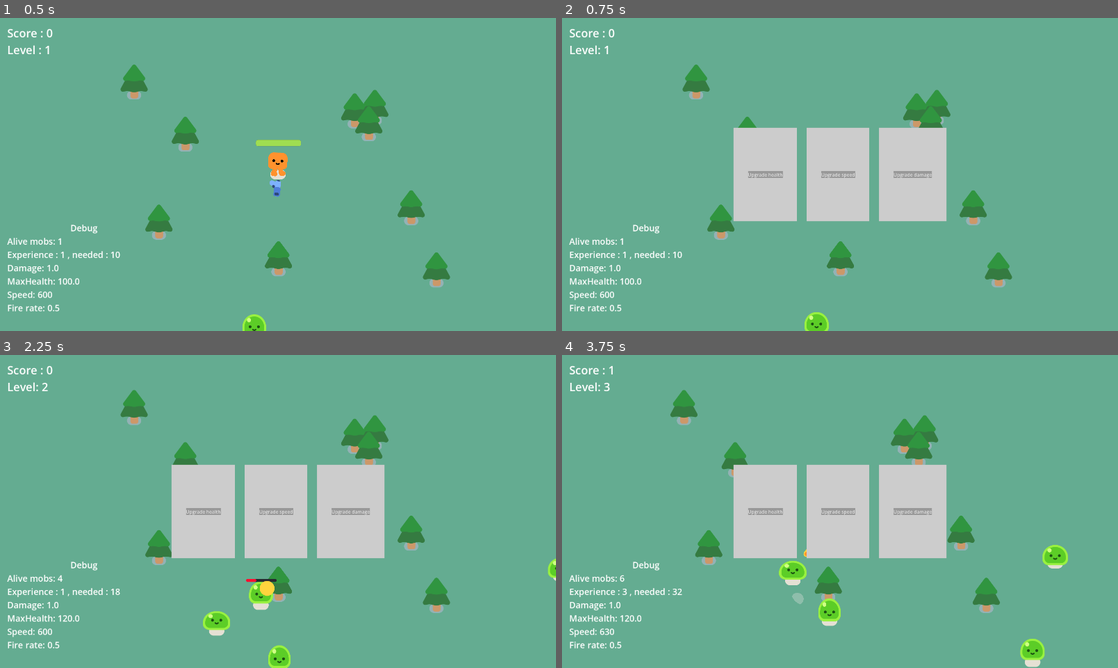
Above: before the commit, frames 1-4 (two rows, left to right).
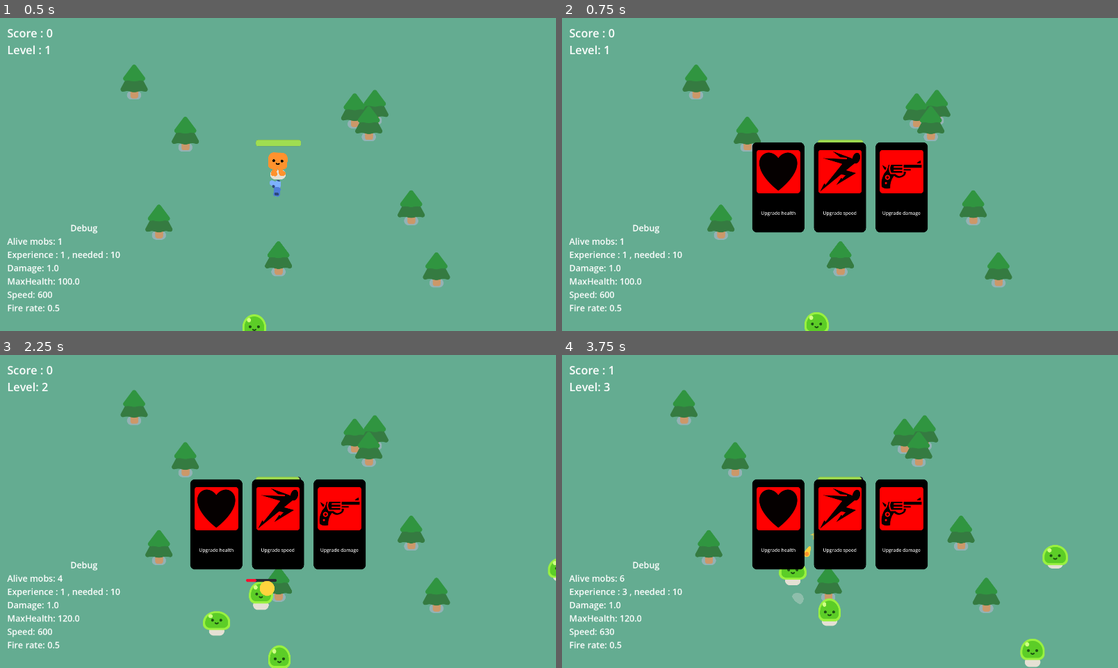
Above: after the commit, the same moments.

Repository: jardelguim/your-first-2d-game-GDQUEST
Game: Godot game, scene res://scenes/game.tscn
The game is run twice, just before and just after one commit, with the same random seed, the same clock (stepped at 60 frames per second) and the same inputs.
Inputs:
- Up to frame 1 (0.5 s): no input
- Up to frame 2 (0.75 s): tap Enter (enter) at 0.5, 0.6 s; hold D (move_right) from 0.53 s (still down)
- Up to frame 3 (2.25 s): release D (move_right) at 1.25 s; click "Upgrade health" at 1.25 s; hold S (move_down) from 2.03 s (still down); tap Enter (enter) at 2.1 s
- Up to frame 4 (3.75 s): release S (move_down) at 2.75 s; click "Upgrade speed" at 2.75 s; hold D (move_right) from 3.53 s (still down); tap Enter (enter) at 3.6 s

Frame 1 is identical in both runs. In frame 2, 12% of the frame differs, in the area x 30-70%, y 35-69%; in frame 3, 12%; in frame 4, 12%, in the area x 19-70%, y 35-77%.
Error after the commit: Invalid access to property or key 'maxExperiences' on a base object of type 'CharacterBody2D (player.gd)'. (res://src/game.gd:55)

Commit message:
hud changes

Diff:
--- a/scenes/hud.tscn
+++ b/scenes/hud.tscn
@@ -3,6 +3,10 @@
 [ext_resource type="Script" uid="uid://k6tg6t4wsbrv" path="res://src/hud.gd" id="1_oo0fn"]
 [ext_resource type="StyleBox" uid="uid://cqrb8c8ed17yu" path="res://styles/upgrade_button_style.tres" id="2_5ysmq"]
 [ext_resource type="StyleBox" uid="uid://2un5ryrrt1sn" path="res://styles/button_style.tres" id="3_5ysmq"]
+[ext_resource type="StyleBox" uid="uid://ojcyeuj5orl4" path="res://styles/upgrade_button_hover_style.tres" id="4_5pdws"]
+[ext_resource type="Texture2D" uid="uid://ckk5olyxebpee" path="res://assets/revolver.png" id="4_047uy"]
+[ext_resource type="Texture2D" uid="uid://ctegcyxdsb3iw" path="res://assets/hearts.png" id="5_5pdws"]
+[ext_resource type="Texture2D" uid="uid://cwdt0dtfw8hta" path="res://assets/sprint.png" id="6_hd3ao"]
 
 [sub_resource type="StyleBoxFlat" id="StyleBoxFlat_5ysmq"]
 content_margin_left = 0.0
@@ -33,16 +37,17 @@
 script = ExtResource("1_oo0fn")
 
 [node name="UpgradeContainer" type="HBoxContainer" parent="." unique_id=896232375]
-layout_mode = 1
-anchors_preset = 8
+layout_direction = 2
+layout_mode = 1
+anchors_preset = -1
 anchor_left = 0.5
 anchor_top = 0.5
 anchor_right = 0.5
 anchor_bottom = 0.5
-offset_left = -20.0
-offset_top = -20.0
-offset_right = 20.0
-offset_bottom = 20.0
+offset_left = -196.5
+offset_top = -111.0
+offset_right = 196.5
+offset_bottom = 200.0
 grow_horizontal = 2
 grow_vertical = 2
 theme_override_constants/separation = 33
@@ -172,25 +177,41 @@
 layout_mode = 2
 size_flags_horizontal = 4
 theme_override_styles/normal = ExtResource("2_5ysmq")
+theme_override_styles/hover = ExtResource("4_5pdws")
 text = "Upgrade damage"
+icon = ExtResource("4_047uy")
+icon_alignment = 1
+vertical_icon_alignment = 0
 
 [node name="HealthButton" type="Button" parent="PossibleUpgrades" unique_id=1586593638]
 unique_name_in_owner = true
 layout_mode = 2
 theme_override_styles/normal = ExtResource("2_5ysmq")
+theme_override_styles/hover = ExtResource("4_5pdws")
 text = "Upgrade health"
+icon = ExtResource("5_5pdws")
+icon_alignment = 1
+vertical_icon_alignment = 0
 
 [node name="SpeedButton" type="Button" parent="PossibleUpgrades" unique_id=1404099219]
 unique_name_in_owner = true
 layout_mode = 2
 theme_override_styles/normal = ExtResource("2_5ysmq")
+theme_override_styles/hover = ExtResource("4_5pdws")
 text = "Upgrade speed"
+icon = ExtResource("6_hd3ao")
+icon_alignment = 1
+vertical_icon_alignment = 0
 
 [node name="FireRateButton" type="Button" parent="PossibleUpgrades" unique_id=962697526]
 unique_name_in_owner = true
 layout_mode = 2
 theme_override_styles/normal = ExtResource("2_5ysmq")
+theme_override_styles/hover = ExtResource("4_5pdws")
 text = "Upgrade fire rate"
+icon = ExtResource("4_047uy")
+icon_alignment = 1
+vertical_icon_alignment = 0
 
 [connection signal="pressed" from="PauseMarginContainer/PauseContainer/ResumeButton" to="." method="_on_resume_button_pressed"]
 [connection signal="pressed" from="PauseMarginContainer/PauseContainer/ExitButton" to="." method="_on_exit_button_pressed"]
--- a/src/game.gd
+++ b/src/game.gd
@@ -14,7 +14,7 @@
 func _ready() -> void:
 	pass
 
-func _process(delta: float) -> void:
+func _process(_delta: float) -> void:
 	if Input.is_action_just_pressed("escape"):
 		emit_signal("pause")
 		get_tree().paused = true
@@ -52,4 +52,5 @@
 	hudLeveled_up.emit()
 	player.level += 1
 	get_node("/root/Game/Player/HealthBar").max_value = player.maxHealth
+	player.experience = player.maxExperiences
 	player.maxExperience = player.maxExperience * 1.8
--- a/src/gun.gd
+++ b/src/gun.gd
@@ -1,7 +1,7 @@
 extends Area2D
 
 # Signals
-signal shooted
+# signal shooted
 
 # Variables
 var isEnemiesInRange = false
--- a/src/mob.gd
+++ b/src/mob.gd
@@ -15,7 +15,7 @@
 	%Slime.play_walk()
 	%ProgressBar.hide()
 
-func _physics_process(delta: float) -> void:
+func _physics_process(_delta: float) -> void:
 	var direction = global_position.direction_to(player.global_position)
 	velocity = direction * 300
 	move_and_slide()
--- /dev/null
+++ b/styles/upgrade_button_hover_style.tres
@@ -0,0 +1,16 @@
+[gd_resource type="StyleBoxFlat" format=3 uid="uid://ojcyeuj5orl4"]
+
+[resource]
+bg_color = Color(0.15686275, 0.15686275, 0.15686275, 1)
+border_width_left = 15
+border_width_top = 26
+border_width_right = 15
+border_color = Color(0.15831433, 0.15831433, 0.15831433, 1)
+corner_radius_top_left = 15
+corner_radius_top_right = 15
+corner_radius_bottom_right = 15
+corner_radius_bottom_left = 15
+expand_margin_left = 10.0
+expand_margin_top = 10.0
+expand_margin_right = 10.0
+expand_margin_bottom = 10.0
--- a/styles/upgrade_button_style.tres
+++ b/styles/upgrade_button_style.tres
@@ -1,7 +1,12 @@
 [gd_resource type="StyleBoxFlat" format=3 uid="uid://cqrb8c8ed17yu"]
 
 [resource]
-border_width_left = 50
-border_width_top = 150
-border_width_right = 50
-border_width_bottom = 150
+bg_color = Color(0, 0, 0, 1)
+border_width_left = 15
+border_width_top = 26
+border_width_right = 15
+border_color = Color(0, 0, 0, 1)
+corner_radius_top_left = 15
+corner_radius_top_right = 15
+corner_radius_bottom_right = 15
+corner_radius_bottom_left = 15
Binary file added: assets/hearts.png
Not shown, added: assets/hearts.png.import
Binary file added: assets/revolver.png
Not shown, added: assets/revolver.png.import
Binary file added: assets/sprint.png
Not shown, added: assets/sprint.png.import
